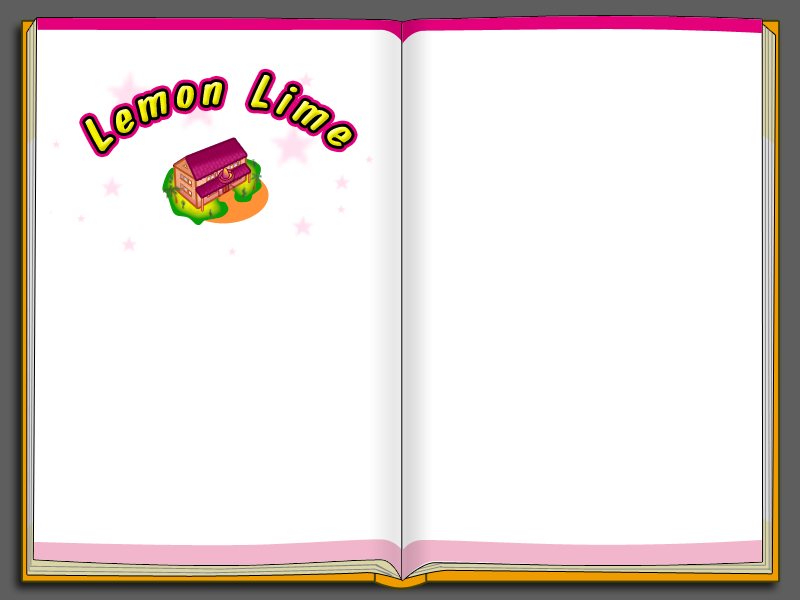
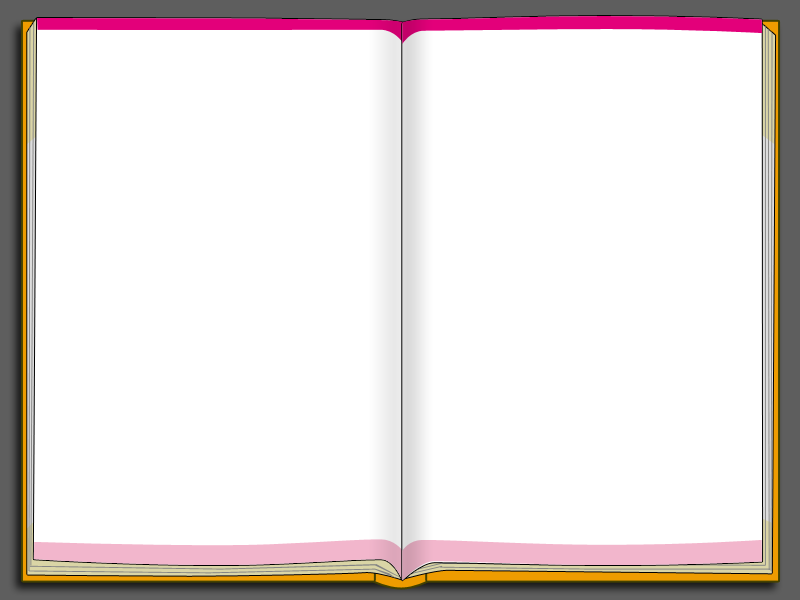
The second 800px x 600px image is a revision of the first. Changes to its layers:
hid group "ресторан" (18 layers) over [49, 68, 374, 256]
